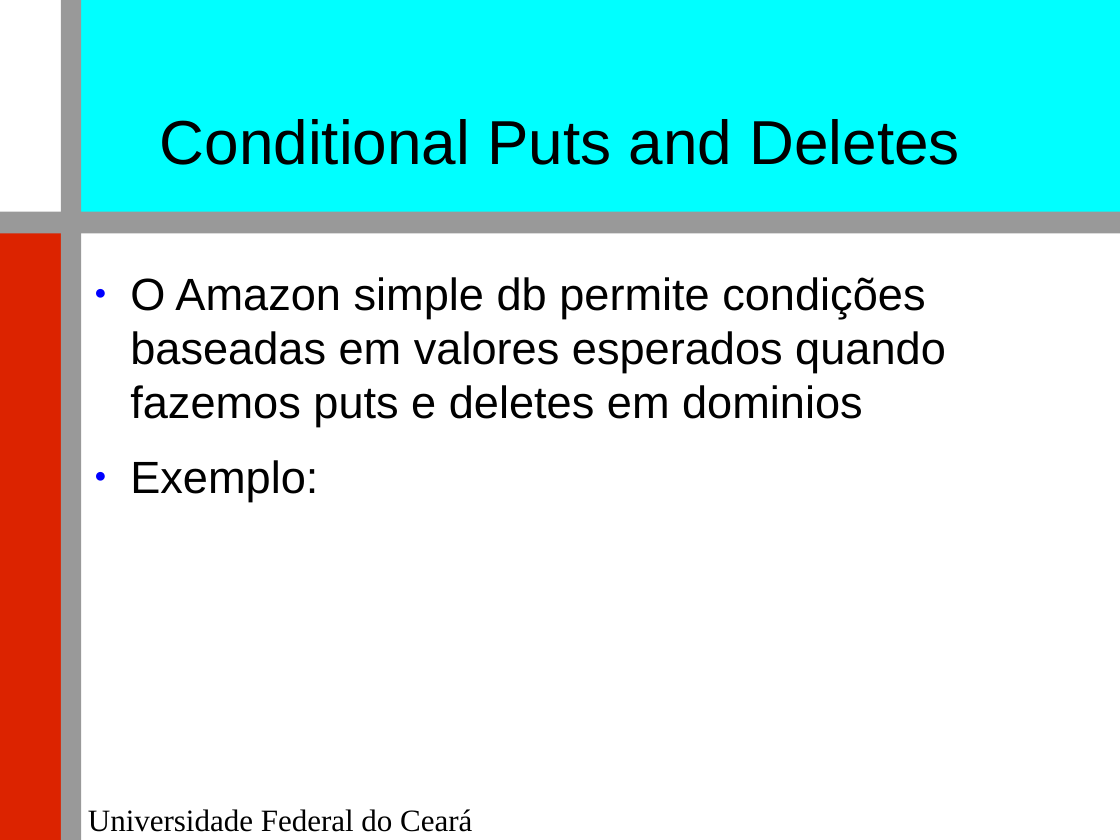
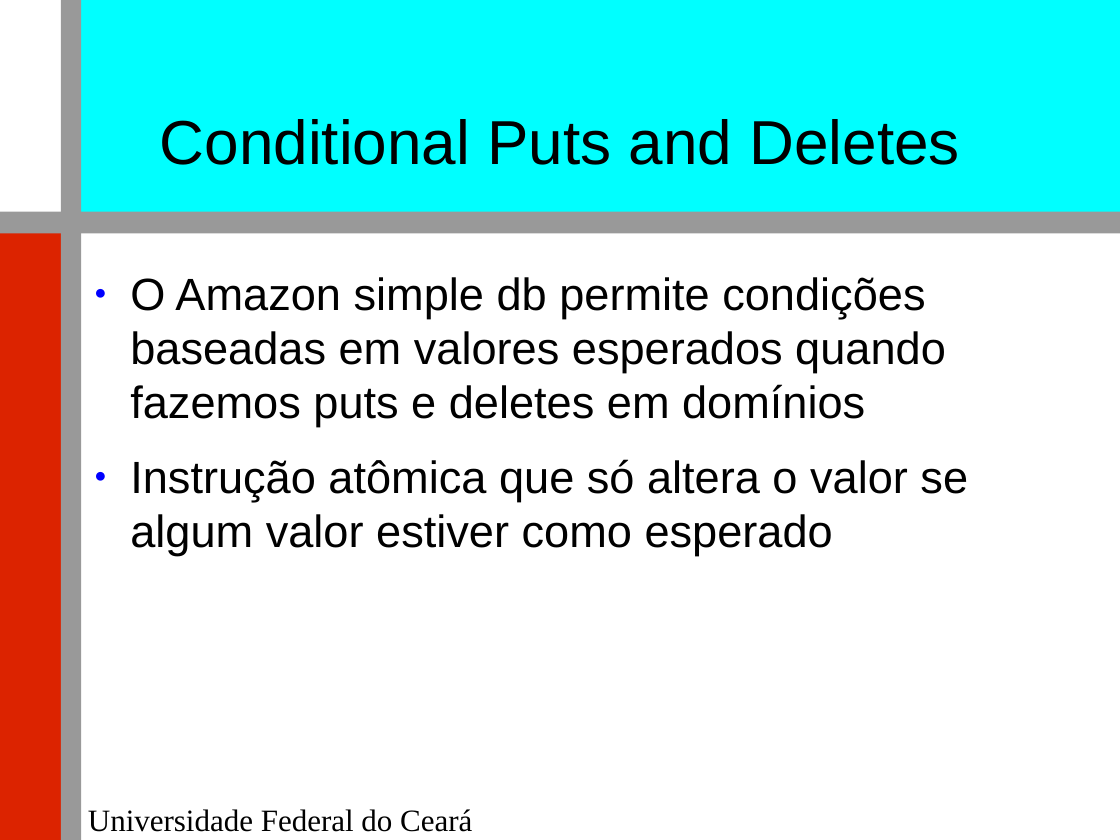
Before and after one commit to renatocjn/NoSQL_TF, a slide deck: slide 15 of Apresentação.odp. Drawn at 1120x840 pixels with LibreOffice and Linux fonts; fonts in the diff are those of the drawing; background and template pictures are left out. Boxes give left, top, right and bottom in pixels: in the first picture for what was removed or moved away, otherwise in the second. Text is boxed around its words. In the diff, an @@ line names an element or a change of style, - is before the commit and + after.

```diff
--- a/Apresentação.odp
+++ b/Apresentação.odp
@@ text at [130, 277, 968, 555]: text changed @@
-● O Amazon simple db permite condições baseadas em valores esperados quando fazemos puts e deletes em dominios
-● Exemplo:
+● O Amazon simple db permite condições baseadas em valores esperados quando fazemos puts e deletes em domínios
+● Instrução atômica que só altera o valor se algum valor estiver como esperado
```
Also in this commit, not shown: 3 other slides changed, 1 slide added, 1 slide removed, 1 other file.
